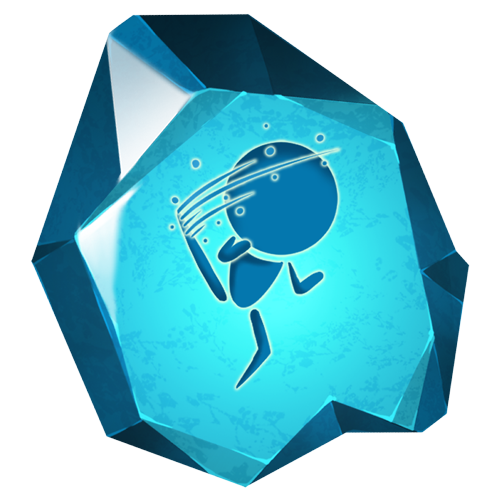
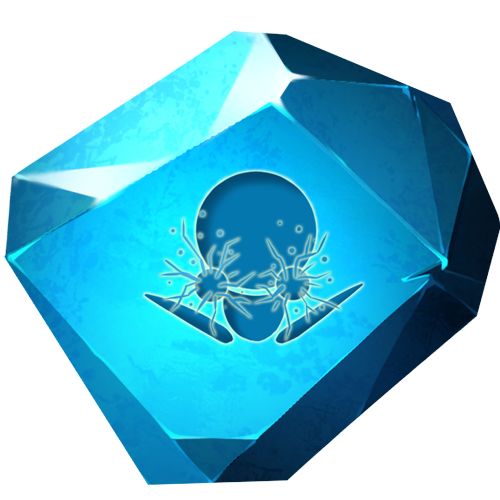
Revision of a layered 500x500 image; what changed, layer by layer:
painted on "技能图标" over bbox(140, 120, 366, 393)
painted on "高光" over bbox(3, 13, 329, 414)
painted on "宝石" over bbox(3, 13, 500, 488)